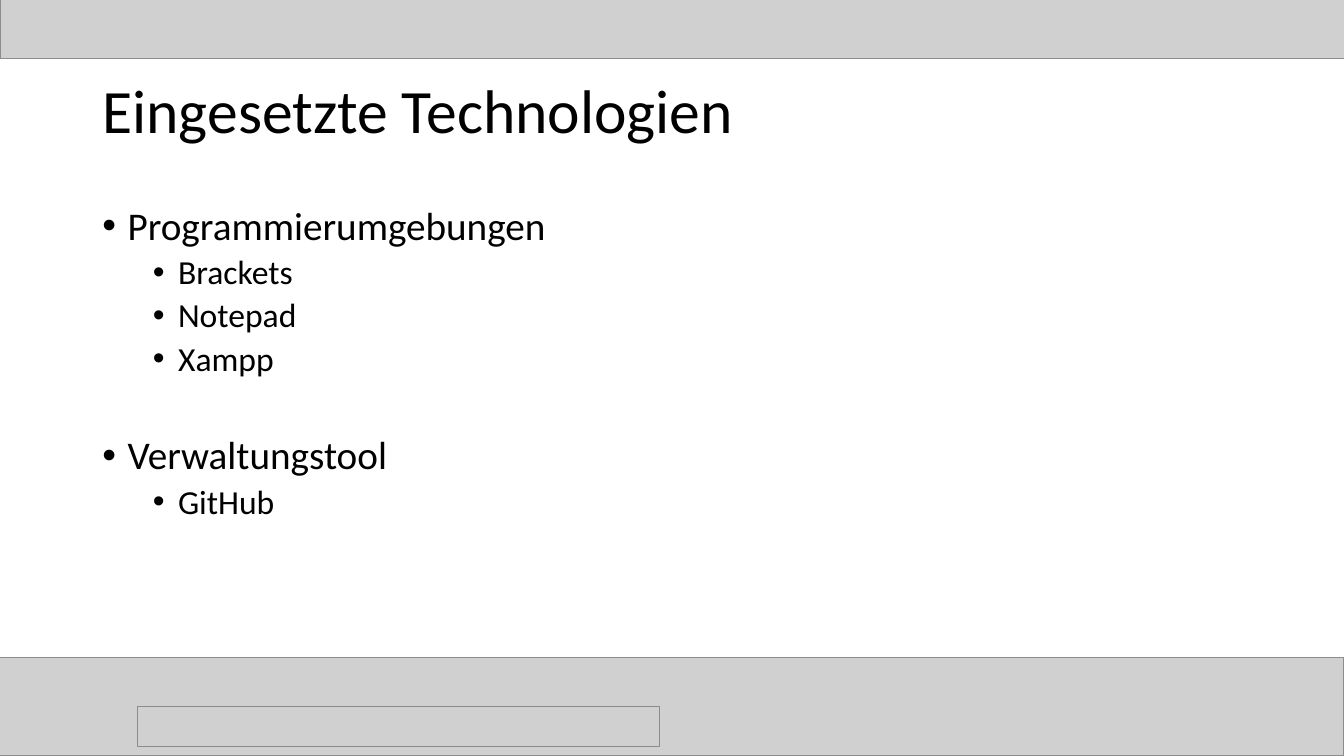
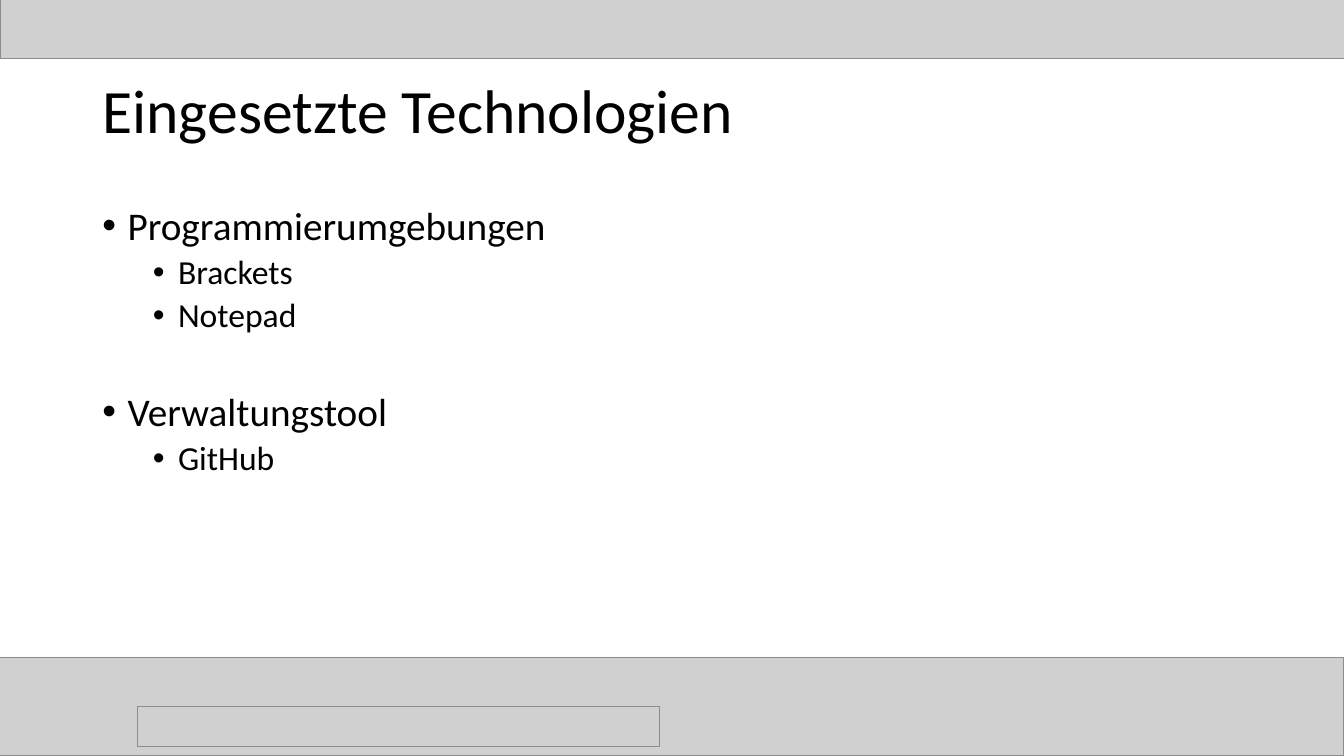
Before and after one commit to magharmi/StudentenFuerStudenten, a slide deck: slide 10 of Power Point/final.pptx. Drawn at 1344x756 pixels with LibreOffice and Linux fonts; fonts in the diff are those of the drawing; grey boxes stand for pictures. Boxes give left, top, right and bottom in pixels: in the first picture for what was removed or moved away, otherwise in the second. Text is boxed around its words. In the diff, an @@ line names an element or a change of style, - is before the commit and + after.

```diff
--- a/Power Point/final.pptx
+++ b/Power Point/final.pptx
@@ text at box(178, 349, 274, 377): paragraph removed @@
-  • Xampp
```
Also in this commit, not shown: 6 slides added, 1 slide removed, 3 other files.
